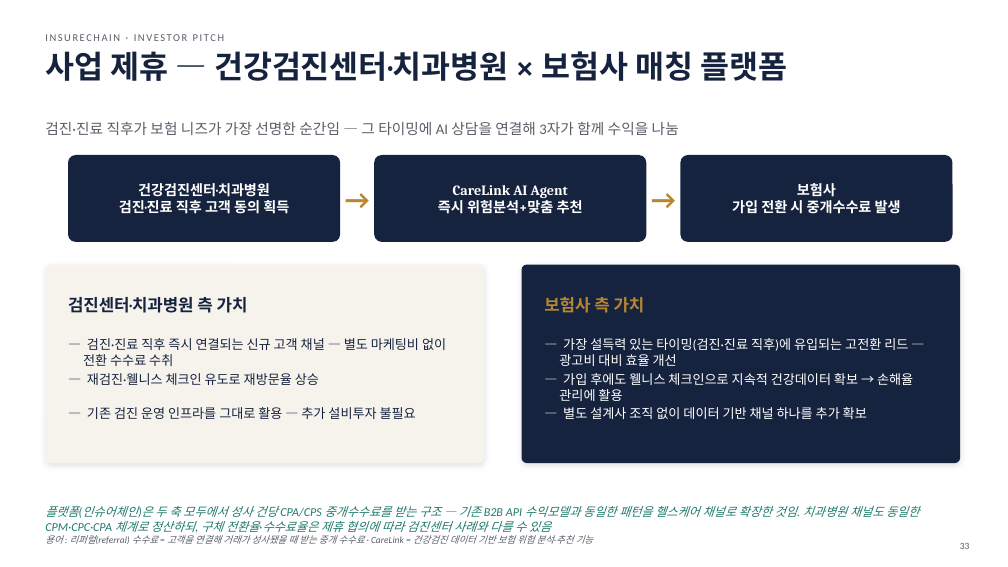
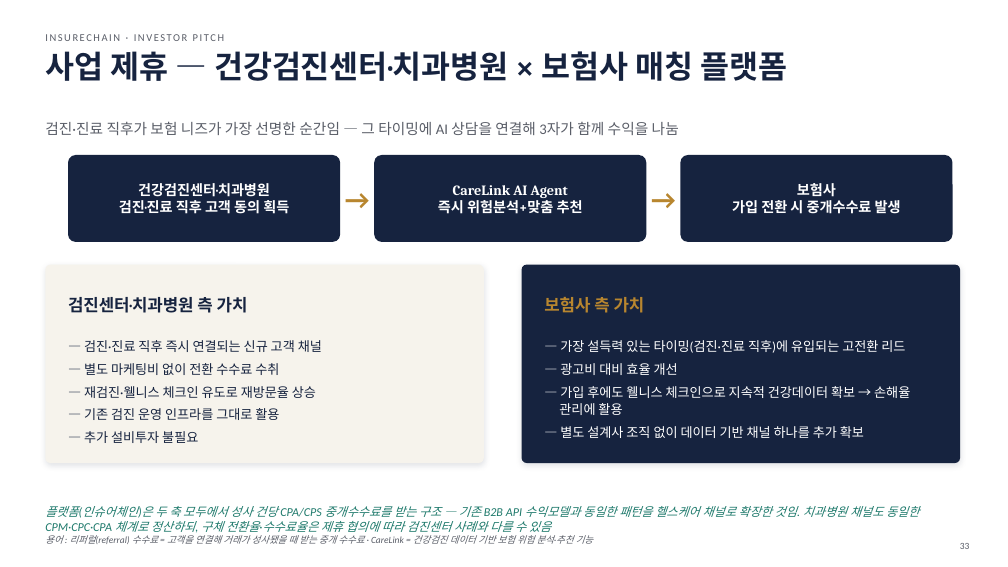
Before and after one commit to leeyonsei78/capstone_project_alpha, a slide deck: slide 33 of 인슈어체인_투자피칭_발표자료.pptx. Drawn at 1008x567 pixels with LibreOffice and Linux fonts; fonts in the diff are those of the drawing. Boxes give left, top, right and bottom in pixels: in the first picture for what was removed or moved away, otherwise in the second. Text is boxed around its words. In the diff, an @@ line names an element or a change of style, - is before the commit and + after.

```diff
--- a/인슈어체인_투자피칭_발표자료.pptx
+++ b/인슈어체인_투자피칭_발표자료.pptx
@@ text at (84, 340, 322, 443): text changed @@
-— 검진·진료 직후 즉시 연결되는 신규 고객 채널 — 별도 마케팅비 없이 전환 수수료 수취
+— 검진·진료 직후 즉시 연결되는 신규 고객 채널
+— 별도 마케팅비 없이 전환 수수료 수취
+— 재검진·웰니스 체크인 유도로 재방문율 상승
+— 기존 검진 운영 인프라를 그대로 활용
+— 추가 설비투자 불필요
@@ text "— 가장 설득력 있는 타이밍(검진·진료 ...": place and size @@
-text "— 가장 설득력 있는 타이밍(검진·진료 ..." at (559, 373, 913, 401)
+text "— 가장 설득력 있는 타이밍(검진·진료 ..." at (559, 340, 910, 438)
@@ text removed at (559, 338, 908, 366) @@
-— 가장 설득력 있는 타이밍(검진·진료 직후)에 유입되는 고전환 리드 — 광고비 대비 효율 개선
@@ text at (560, 340, 905, 375): paragraphs added @@
+— 가장 설득력 있는 타이밍(검진·진료 직후)에 유입되는 고전환 리드
+— 광고비 대비 효율 개선
@@ text removed at (87, 373, 319, 385) @@
-— 재검진·웰니스 체크인 유도로 재방문율 상승
@@ text at (559, 386, 910, 415): line spacing 1 to 1.12 @@
@@ text removed at (87, 407, 416, 419) @@
-— 기존 검진 운영 인프라를 그대로 활용 — 추가 설비투자 불필요
@@ text removed at (563, 407, 867, 419) @@
-— 별도 설계사 조직 없이 데이터 기반 채널 하나를 추가 확보
@@ text at (560, 426, 864, 438): paragraph added @@
+— 별도 설계사 조직 없이 데이터 기반 채널 하나를 추가 확보
```
Also in this commit, not shown: 8 other slides changed, 1 other file.
